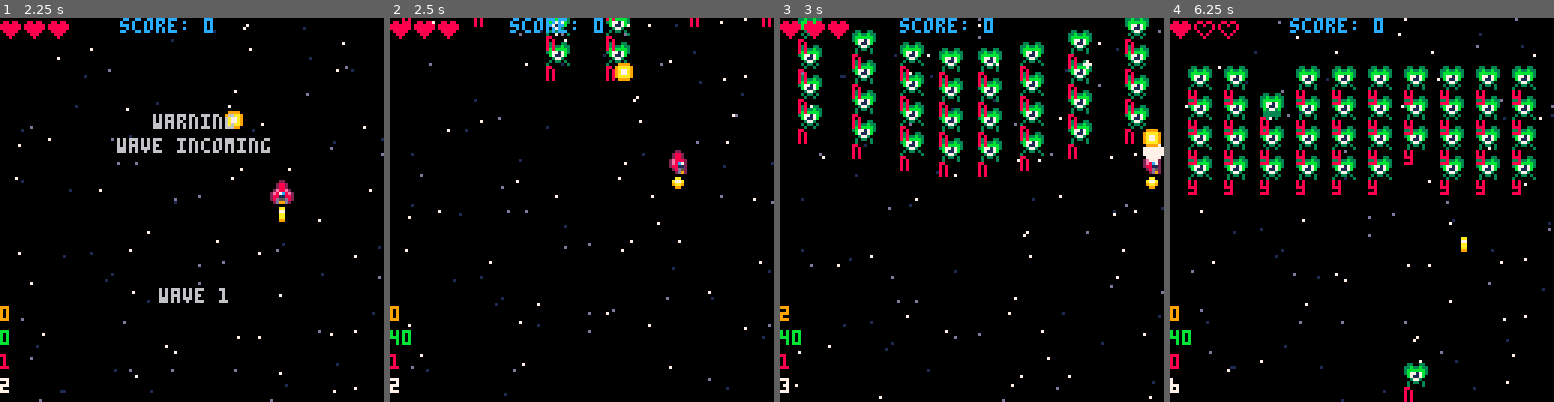
Above: before the commit, frames 1-4 (left to right).
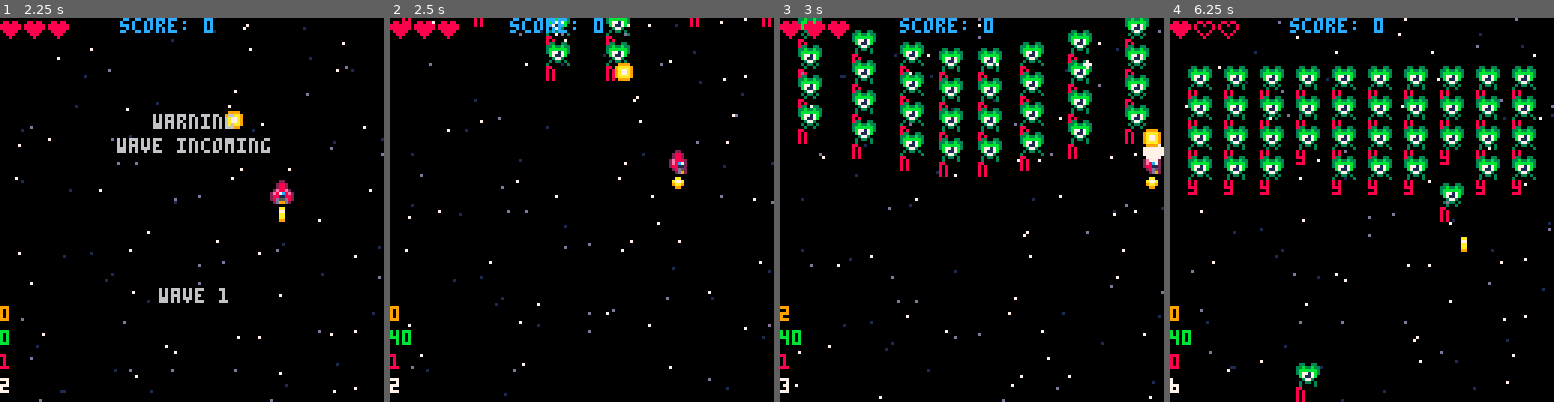
Above: after the commit, the same moments.

Repository: sirchras/p8-shmup
Game: PICO-8 cartridge shmup.p8
Same seed, same stepped clock (60 frames per second), same inputs: the game is played once before the commit and once after it.
Inputs:
- Up to frame 1 (2.25 s): tap X (X key) at 0.33, 1.07, 1.85 s; tap O (Z key) at 0.7, 1.7, 2.1 s; hold Right 1.6-2.1 s; hold Up from 2.15 s (still down)
- Up to frame 2 (2.5 s): release Up at 2.42 s; hold Right from 2.47 s (still down)
- Up to frame 3 (3 s): keep holding Right; tap O (Z key) at 2.5, 2.9 s; tap X (X key) at 2.97 s
- Up to frame 4 (6.25 s): release Right at 3.03 s; hold Left 3.08-3.58 s; tap O (Z key) every 0.4 s from 3.3 to 6.1 s; hold Down 3.63-3.97 s; hold Right 4.02-4.68 s; tap X (X key) at 4.08, 5.2 s; hold Up 4.73-5.03 s; hold Left 5.08-5.68 s; hold Down 5.73-6.03 s; hold Right from 6.08 s (still down)

Frame 1 is identical in both runs. In frame 2, less than 0.1% of the frame differs, in the area x 40-59%, y 0-9%; in frame 3, 0.7%; in frame 4, 3.3%, in the area x 4-92%, y 12-100%.

Commit message:
update enemy selection function

Diff:
--- a/shmup.p8
+++ b/shmup.p8
@@ -195,7 +195,9 @@
 	--select enemy to attack
 	if #enemies>0 and time()%2==0 then
 		local e=selectenemy()
-		e.act=e.atk
+		if e and e.act==e.hold then
+			e.act=e.atk
+		end
 	end
 	--anim fx
 	for ptc in all(pfx) do
@@ -253,7 +255,7 @@
 --		{3,1,0,1,0,0,1,0,1,2},
 --		{0,0,1,0,1,1,0,1,0,0},
 	}
-	for i=#wave,1,-1 do
+	for i=1,#wave do
 		local row=wave[i]
 		spawnenemies(row,#wave-i)
 	end
@@ -302,17 +304,30 @@
 	return e
 end
 
---select enemy to attack
+--select available enemy to atk
+-- bias towards front
+--fn might be doing too much...
 function selectenemy()
 --	local e=rnd(enemies)
-	local e
-	while not e do
-		local r=rnd(enemies)
-		--only select enemies that
-		--	are holding
-		if (r.act==r.hold) e=r
-	end
-	return e
+	local r=#enemies%10
+	local n=r==0 and 10 or r
+	local i=#enemies-n+1
+	--get vanguard of formation
+	local tbl={
+		unpack(enemies,i,#enemies)
+	}
+	--filter out busy enemies
+	for e in all(tbl) do
+		if (e.act!=e.hold) del(tbl,e)
+	end
+	if (#tbl>0) return rnd(tbl)
+	--select from behind vanguard
+	i-=1+flr(rnd(10))
+	if i>0 then
+		local e=enemies[i]
+		if (e.act==e.hold) return e
+	end
+	return nil
 end
 
 --spawn explosion pfx
